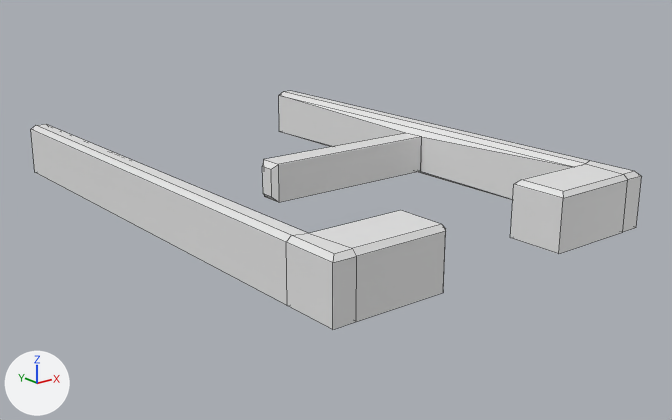
A saved change to the FBX model Assets/Models/corridor1.fbx.
Camera for both pictures: a 50 mm lens placed at (-19.0, -27.3, 10.1), pointed at (1.9, -1.1, -0.4). The lights are fixed; the arrows at lower left show +X, +Y and +Z. Mesh edges are drawn as thin lines.

The first picture shows 'corridor1'.
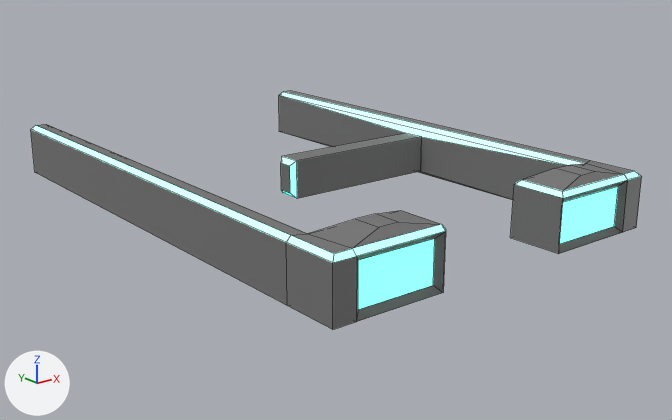
Pixel boxes (x1, y1, x2, y2) of what changed, in the pictures (672 x 420 px; the box of a moved part takes in the faces that stretch with it):
```json
{"part": 1, "of": "me_cube_001", "change": "built on", "before": [279, 91, 634, 322], "after": [279, 91, 634, 322]}
{"part": 2, "of": "me_cube_001", "change": "moved or reshaped", "before": [262, 133, 422, 202], "after": [281, 133, 422, 198]}
{"part": 3, "of": "me_cube_001", "change": "recoloured", "before": [31, 95, 642, 329], "after": [31, 95, 642, 329]}
```

The change, as JSON lines over the scene's bpy script:
```json
{"op": "add", "block": "mat_light", "code": ["mat_light = principled_material('light')", "mat_light.base_color = (0.8, 0.8, 0.8)  # white #e7e7e7", "mat_light.emission_color = (0.0, 1.001, 0.754)  # cyan #00ffe1", "mat_light.emission_strength = 1.0"]}
{"op": "add", "block": "mat_body", "code": ["mat_body = principled_material('body')", "mat_body.base_color = (0.175, 0.175, 0.175)  # grey #747474"]}
{"block": "me_cube_001", "where": "# used by ob_corridor1; location = (0.0, 0.0, 0.0)"}
{"block": "me_cube_001", "where": "# verts and faces of me_cube_001; kept vertices keep their numbers, new ones are numbered from 64"}
{"block": "me_cube_001", "where": "# before: 56 (-0.2, -0.5, 0.2) at pixel (279, 202), 57 (-0.4, -0.3, 0.4) at pixel (271, 197), 58 (-0.4, 0.3, 0.4) at pixel (263, 193), 59 (-0.2, 0.5, 0.2) at pixel (264, 196), 60 (-0.2, 0.5, 1.6) at pixel (263, 159)"}
{"block": "me_cube_001", "where": "# before: 61 (-0.4, 0.3, 1.4) at pixel (262, 166), 62 (-0.4, -0.3, 1.4) at pixel (271, 169), 63 (-0.2, -0.5, 1.6) at pixel (278, 164)"}
{"op": "remove", "block": "me_cube_001", "code": "me_cube_001.from_pydata(...)  # 64 vertices, 60 faces; spans x -5.3..8.0, y -10.0..10.0, z 0.0..2.0"}
{"op": "add", "block": "me_cube_001", "code": "me_cube_001.from_pydata(...)  # 80 vertices, 76 faces; spans x -5.3..8.0, y -10.0..10.0, z 0.0..2.2"}
{"block": "me_cube_001", "change": "me_cube_001 part 1"}
{"block": "me_cube_001", "change": "1 vertex is removed from x 7.3, y -8.2, z 2.0"}
{"block": "me_cube_001", "change": "8 faces are deleted"}
{"block": "me_cube_001", "change": "17 vertices are added at x -4.3..7.4, y -9.8..-8.2, z 0.2..2.2"}
{"block": "me_cube_001", "change": "4 new faces join them, mat_light (white #e7e7e7)"}
{"block": "me_cube_001", "change": "20 new faces join them, mat_body (grey #747474)"}
{"block": "me_cube_001", "change": "me_cube_001 part 2"}
{"op": "add", "block": "me_cube_001", "code": "for i in [*range(56, 64)]: verts[i] += (0.8, 0.0, 0.0)"}
{"block": "me_cube_001", "change": "me_cube_001 part 3: 32 faces spanning x -5.3..8.0, y -10.0..10.0, z 0.0..2.0 switch from no material to mat_body (grey #747474)"}
{"op": "add", "block": "me_cube_001", "code": "me_cube_001.materials.append(mat_light)  # white #e7e7e7"}
```
